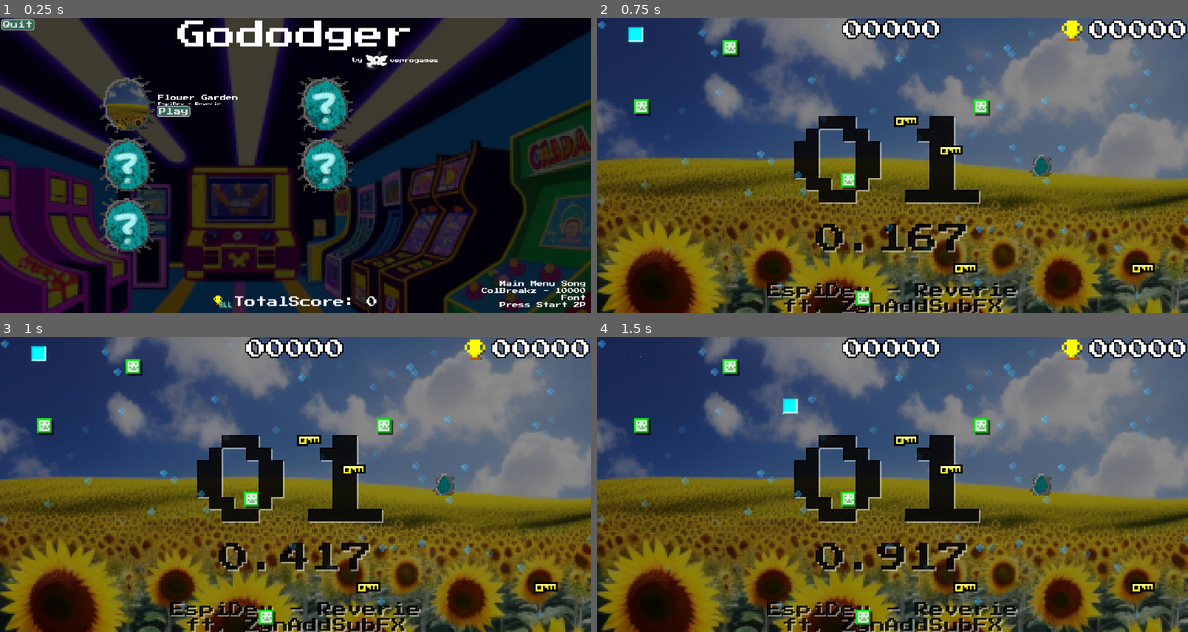
Above: before the commit, frames 1-4 (two rows, left to right).
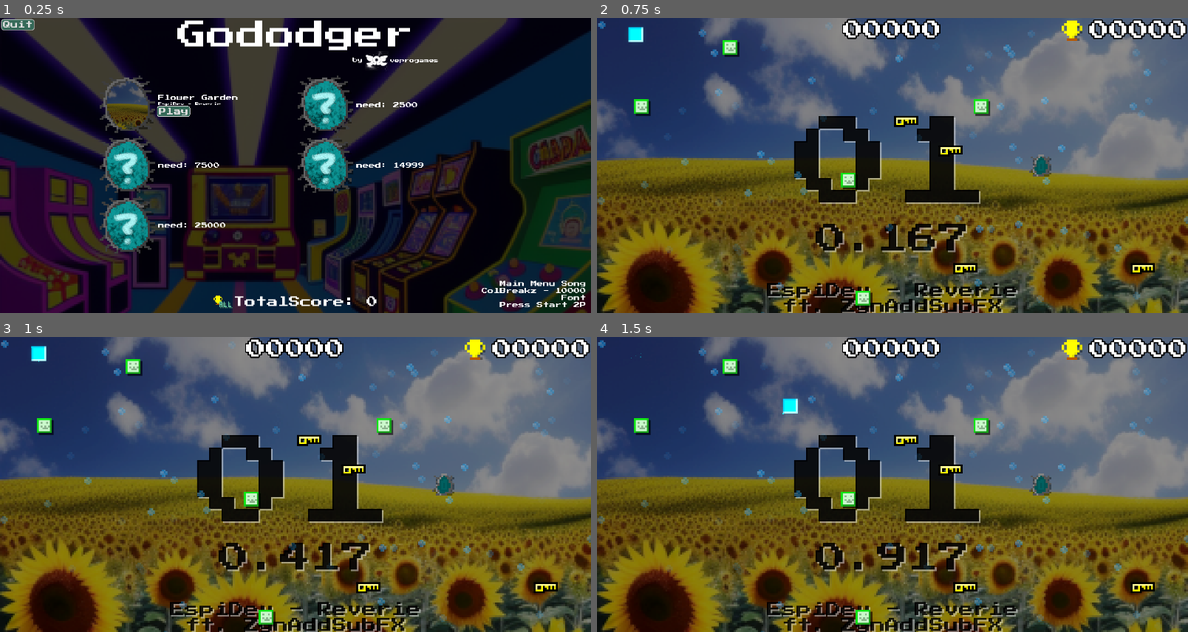
Above: after the commit, the same moments.

Repository: veprogames/gododger
Game: Godot game, scene res://mainmenu/main_menu.tscn
Two runs of this game, one before a commit and one after it. Both use one fixed random seed, a clock stepped at 60 frames per second and the inputs below.
Inputs (mouse positions are in pixels of both pictures, inside the frame that each line leads up to):
- Up to frame 1 (0.25 s): no input
- Up to frame 2 (0.75 s): click "Play" at 0.5 s
- Up to frame 3 (1 s): no input
- Up to frame 4 (1.5 s): move the mouse to (922, 484) at 1.27 s

The runs differ from the first frame. In frame 1, 0.4% of the frame differs, in the area x 26-72%, y 28-72%; in frame 2, nothing differs; in frame 3, nothing differs; in frame 4, nothing differs.

Commit message:
change highscore requirements

Diff:
--- a/level/levels/cysmixsonata.tres
+++ b/level/levels/cysmixsonata.tres
@@ -5,7 +5,7 @@
 
 [resource]
 script = ExtResource("2_5yepo")
-requirement = 6000
+requirement = 7500
 id = "cysmixsonata"
 title = "NIGHTFALL"
 song = "cYsmix - Moonlight Sonata"
--- a/level/levels/koraii_purgatori.tres
+++ b/level/levels/koraii_purgatori.tres
@@ -5,7 +5,7 @@
 
 [resource]
 script = ExtResource("2_pc8qe")
-requirement = 20000
+requirement = 25000
 id = "koraii_purgatori"
 title = "sinister death"
 song = "KORAII - Purgatori"
--- a/level/levels/xtrullor_gold.tres
+++ b/level/levels/xtrullor_gold.tres
@@ -5,7 +5,7 @@
 
 [resource]
 script = ExtResource("1_adclt")
-requirement = 9999
+requirement = 14999
 id = "xtrullor_gold"
 title = "The Golden?"
 song = "Xtrullor & Zoflte - Gold"
--- a/ui/ui_level.gd
+++ b/ui/ui_level.gd
@@ -17,7 +17,6 @@
 	label_title.text = data.title
 	label_song.text = data.song
 	label_requirement.text = "need: %d" % data.requirement
-	label_requirement.visible = !button_play.visible
 	image_level.texture = data.background
 
 	var highscore_level := Global.get_highscore_level(data.id)
